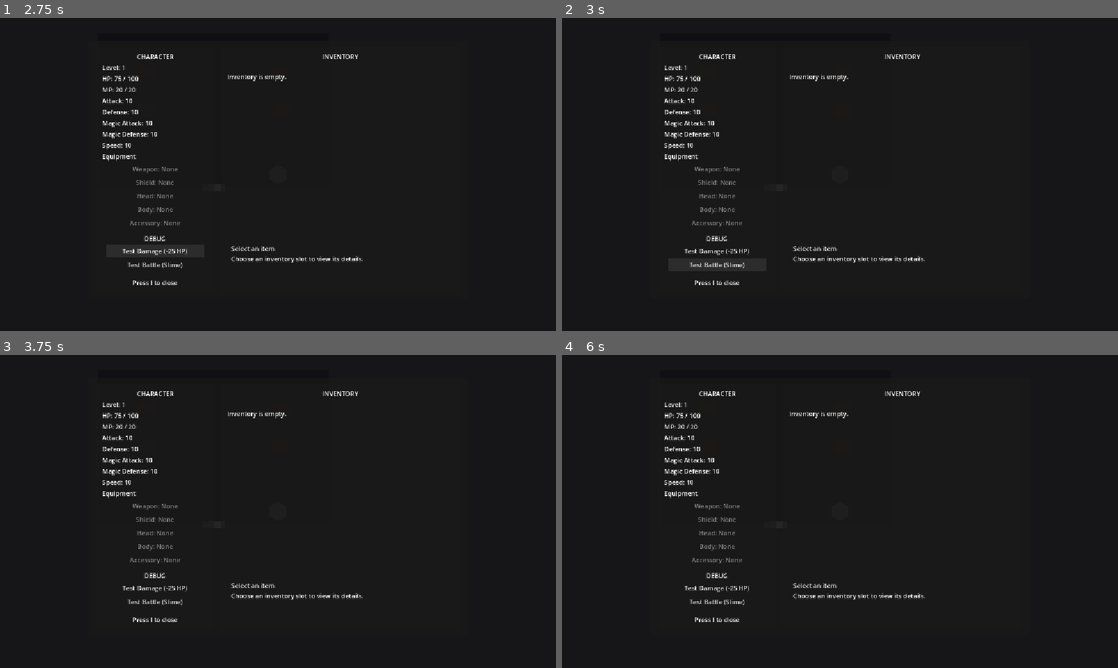
Above: before the commit, frames 1-4 (two rows, left to right).
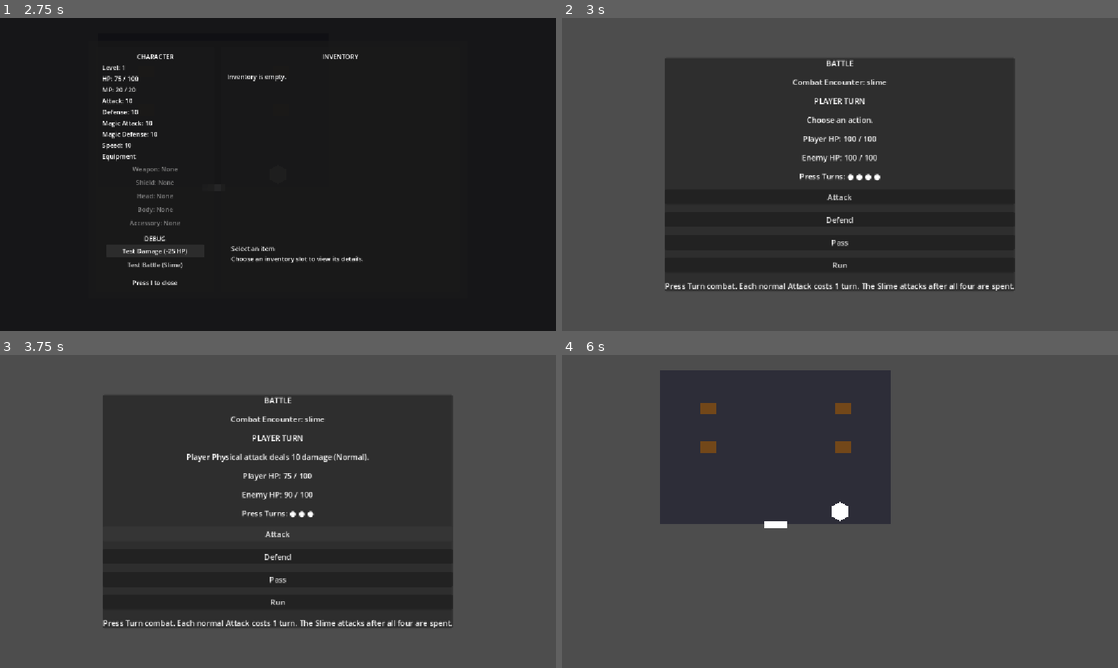
Above: after the commit, the same moments.

Repository: salexume94-pixel/Scripts
Game: Godot game, scene res://scenes/World.tscn
Same seed, same stepped clock (60 frames per second), same inputs: the game is played once before the commit and once after it.
Inputs (mouse positions are in pixels of both pictures, inside the frame that each line leads up to):
- Up to frame 1 (2.75 s): tap Enter at 0.5 s; hold Right (ui_right) 0.53-1.28 s; tap E at 0.6 s; hold Down (ui_down) 1.28-2 s; tap I at 1.35 s; click "Test Damage (-25 HP)" at 2 s
- Up to frame 2 (3 s): click "Test Battle (Slime)" at 2.75 s
- Up to frame 3 (3.75 s): click (278, 533) at 3.5 s, where only the run after the commit has a clickable "Attack"
- Up to frame 4 (6 s): click (840, 555) at 4.25 s, where only the run after the commit has a clickable "Defend"; click (840, 580) at 5 s, where only the run after the commit has a clickable "Pass"; click (840, 602) at 5.75 s, where only the run after the commit has a clickable "Run"

Frame 1 is identical in both runs. In frame 2, 57% of the frame differs, in the area x 0-100%, y 0-100%; in frame 3, 60%; in frame 4, 99%.
Error before the commit: Parse Error: Could not preload resource script "res://combat/combat_rules.gd". (res://systems/combat_manager.gd:10)

Commit message:
Fix combat rules parse error

Diff:
--- a/combat/combat_rules.gd
+++ b/combat/combat_rules.gd
@@ -21,7 +21,7 @@
 	var result_type := "damage"
 	var multiplier := 1.0
 
-	switch affinity:
+	match affinity:
 		AFFINITIES.Type.WEAK:
 			# Weakness increases damage and consumes only half a Press Turn.
 			multiplier = 1.5
